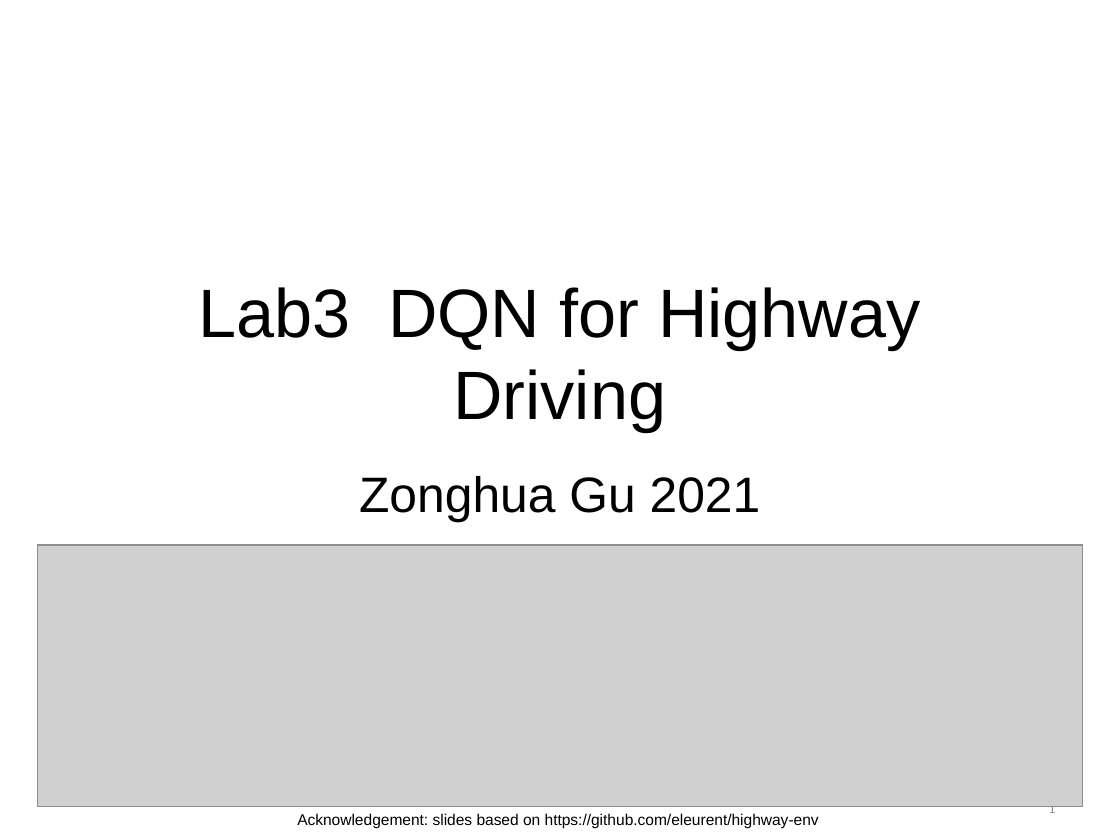
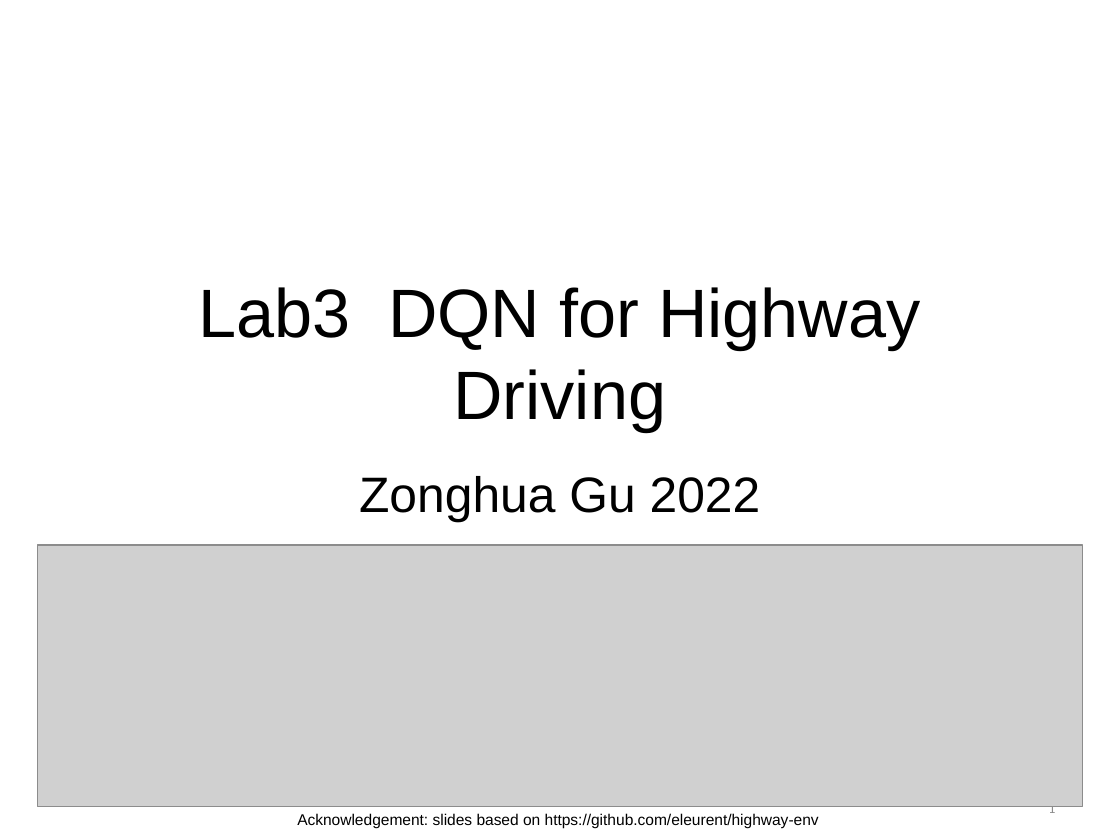
Before and after one commit to guzonghua/saavlabs, a slide deck: slide 1 of Lab3/Lab3 Highway Env.pptx. Drawn at 1120x840 pixels with LibreOffice and Linux fonts; fonts in the diff are those of the drawing; grey boxes stand for pictures. Boxes give left, top, right and bottom in pixels: in the first picture for what was removed or moved away, otherwise in the second. Text is boxed around its words. In the diff, an @@ line names an element or a change of style, - is before the commit and + after.

Commit message:
highway env

```diff
--- a/Lab3/Lab3 Highway Env.pptx
+++ b/Lab3/Lab3 Highway Env.pptx
@@ subtitle at bbox=[359, 476, 761, 523]: text changed @@
-Zonghua Gu 2021
+Zonghua Gu 2022
```
Also in this commit, not shown: 1 other slide changed, 1 other file.
